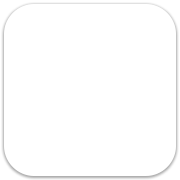
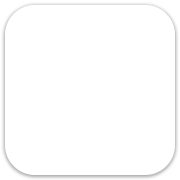
Comparing the layer stacks of the two w=180, h=180 images. Changes:
removed layer "Form 2" from group "Baseplate (needed for iOS7+8)" over [4, 4, 176, 176]
removed layer "Form 4" from group "Baseplate (needed for iOS7+8)" over [4, 4, 176, 176]
removed layer "Form 3" from group "Baseplate (needed for iOS7+8)" over [4, 4, 176, 176]
added layer "Gradient + Mask" in group "Baseplate (needed for iOS7+8)" over [5, 5, 175, 175]
added layer "Inside Shadow" in group "Baseplate (needed for iOS7+8)" over [5, 5, 175, 175]
added layer "Drop Shadow + Relief" in group "Baseplate (needed for iOS7+8)" over [5, 5, 175, 175]
